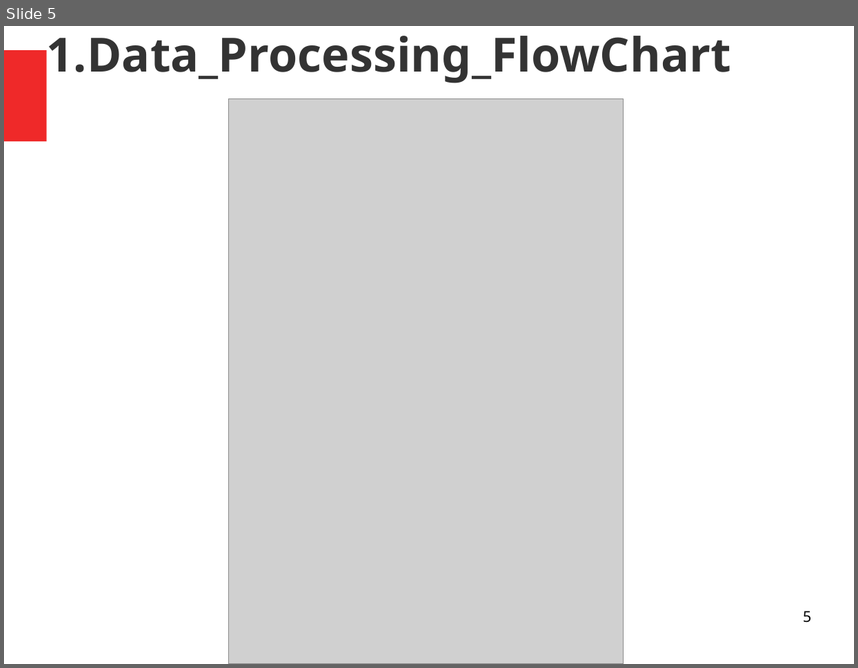
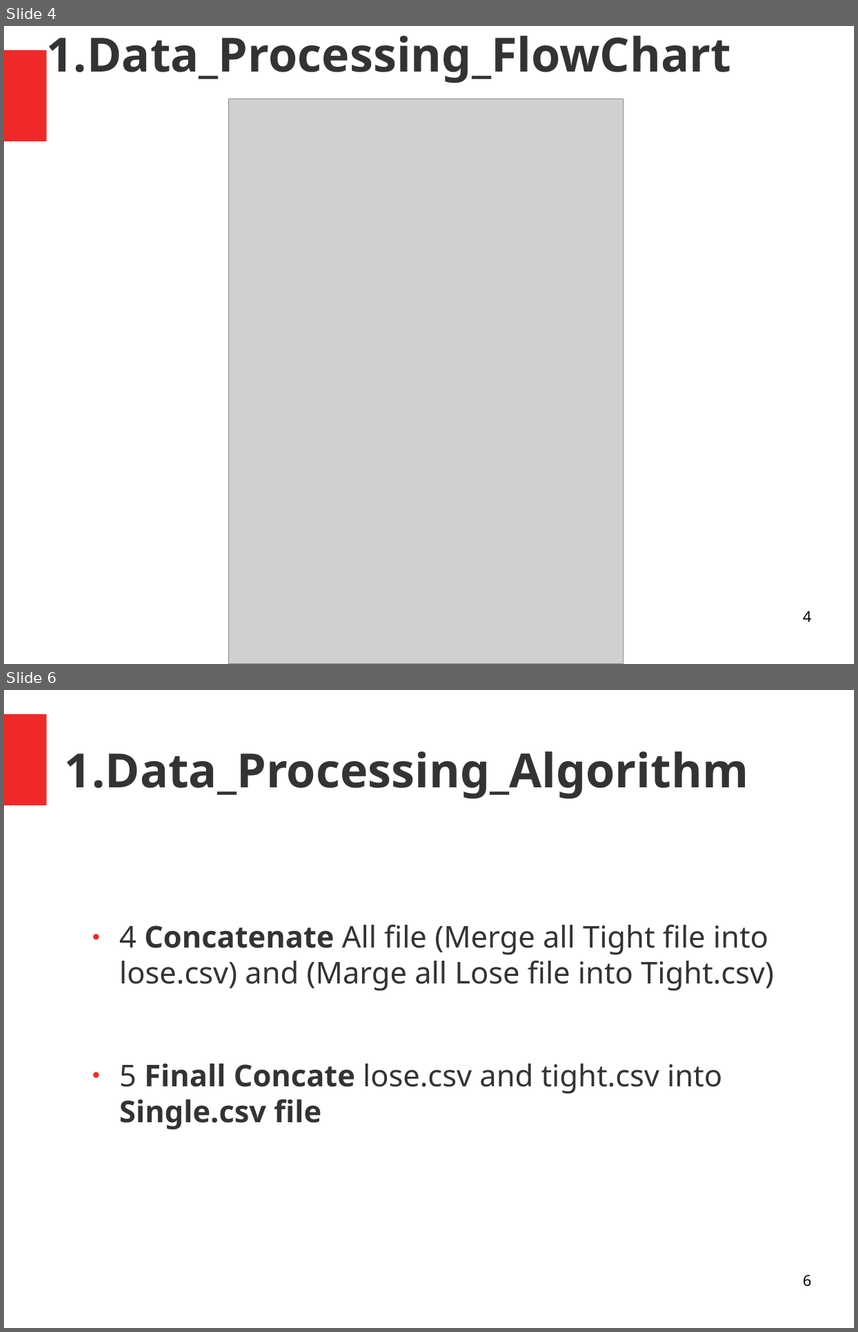
Before and after one commit to vimalv-AI/Redspectra, a slide deck: QMAX_EAGLE_3/doc/Presentations/0_Eagle_Doc.odp. Shown one above the other, each under a label of ours: slide 5 before the commit, slides 4 and 6 after it; the slides between them are not shown. The pictures are 858x668 and 858x1332 pixels, drawn with LibreOffice and Linux fonts; fonts in the diff are those of the drawing; grey boxes stand for pictures. Boxes give left, top, right and bottom in pixels: in the first picture for what was removed or moved away, otherwise in the second. Text is boxed around its words. In the diff, an @@ line names an element or a change of style, - is before the commit and + after.

```diff
--- a/QMAX_EAGLE_3/doc/Presentations/0_Eagle_Doc.odp
+++ b/QMAX_EAGLE_3/doc/Presentations/0_Eagle_Doc.odp
@@ slide 6 added at [4,690,854,1328], background #FFFFFF; not listed: 1 template element that a slide beside it also shows @@
@@ title added at [65,751,749,799], 44 pt, text #333333, bold @@
+1.Data_Processing_Algorithm
@@ text added at [119,924,774,1130], 28 pt, text #333333 @@
+● 4 Concatenate All file (Merge all Tight file into lose.csv) and (Marge all Lose file into Tight.csv)
+● 5 Finall Concate lose.csv and tight.csv into Single.csv file
@@ page number added at [803,1274,811,1286], 14 pt, text #000000 @@
+6
@@ what was slide 5 is now slide 4 @@
@@ page number at [803,610,811,621]: text changed @@
-5
+4
```
Also in this commit, not shown: 6 slides changed, 1 other slide added, 1 slide removed, 2 other files.
